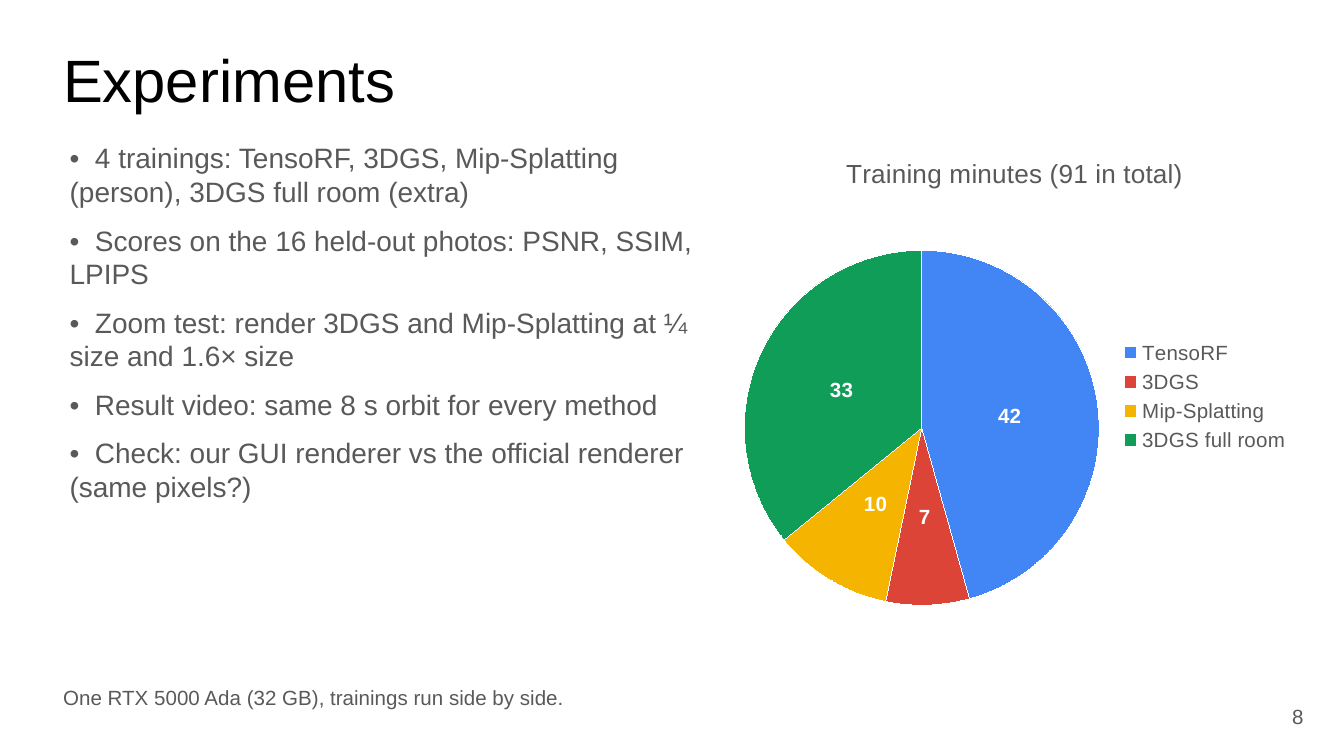
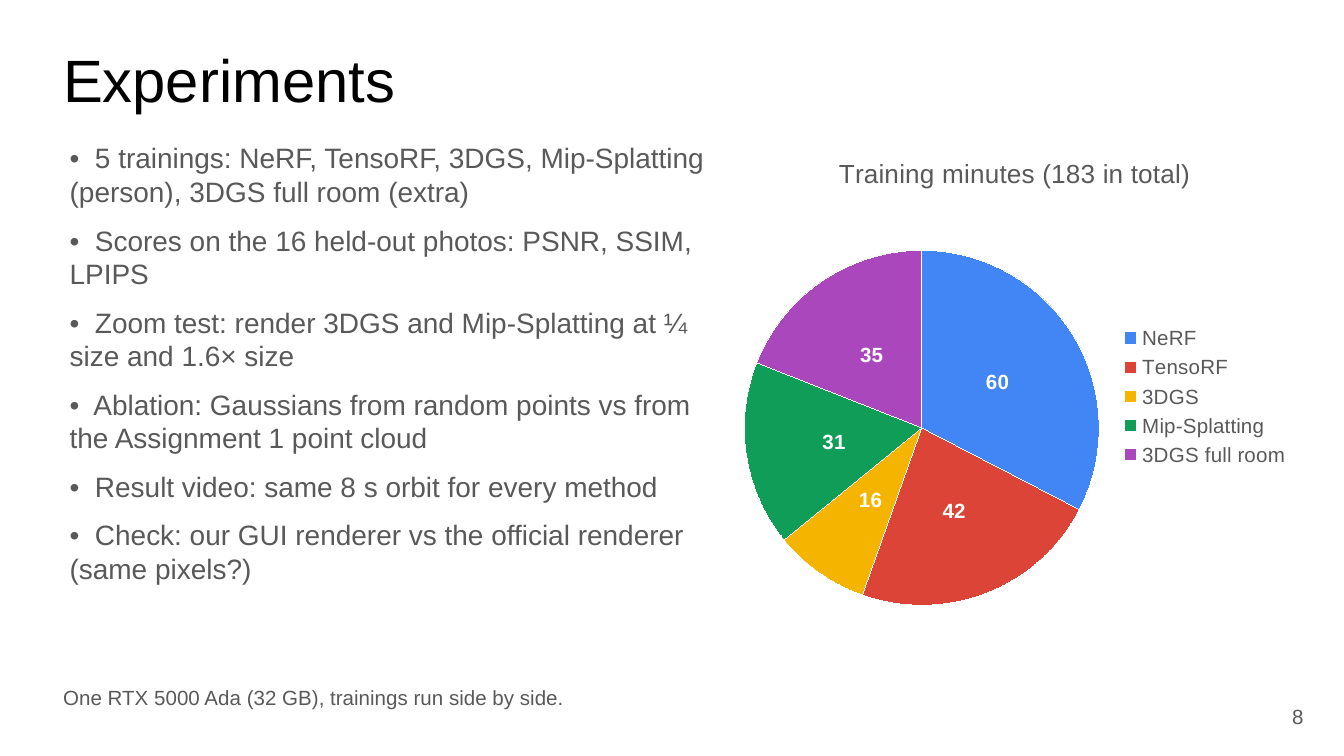
Before and after one commit to anas2908/cv802_assignment_3, a slide deck: slide 8 of docs/slides/CV802_SP3_novel_view_synthesis.pptx. Drawn at 1344x756 pixels with LibreOffice and Linux fonts; fonts in the diff are those of the drawing. Boxes give left, top, right and bottom in pixels: in the first picture for what was removed or moved away, otherwise in the second. Text is boxed around its words. In the diff, an @@ line names an element or a change of style, - is before the commit and + after.

Commit message:
NeRF; Gaussians start from random points (images + cameras only), point-cloud start kept as ablation; Sub-project 2 Poisson in the GUI; renderer fixes; report and slides updated

```diff
--- a/docs/slides/CV802_SP3_novel_view_synthesis.pptx
+++ b/docs/slides/CV802_SP3_novel_view_synthesis.pptx
@@ text at bbox=[70, 147, 704, 207]: text changed @@
-• 4 trainings: TensoRF, 3DGS, Mip-Splatting (person), 3DGS full room (extra)
+• 5 trainings: NeRF, TensoRF, 3DGS, Mip-Splatting (person), 3DGS full room (extra)
@@ pie chart at bbox=[726, 134, 1304, 659] @@
@@ title "Training minutes (91 in total)" to "Training minutes (183 in total)" @@
-categories: TensoRF, 3DGS, Mip-Splatting, 3DGS full room
+categories: NeRF, TensoRF, 3DGS, Mip-Splatting, 3DGS full room
-Training minutes (91 in total): 42, 7, 10, 33
+Training minutes (183 in total): 60, 42, 16, 31, 35
@@ text at bbox=[70, 394, 690, 454]: paragraph added @@
+• Ablation: Gaussians from random points vs from the Assignment 1 point cloud
```
Also in this commit, not shown: 13 other slides changed, 1 slide added, 45 other files.
